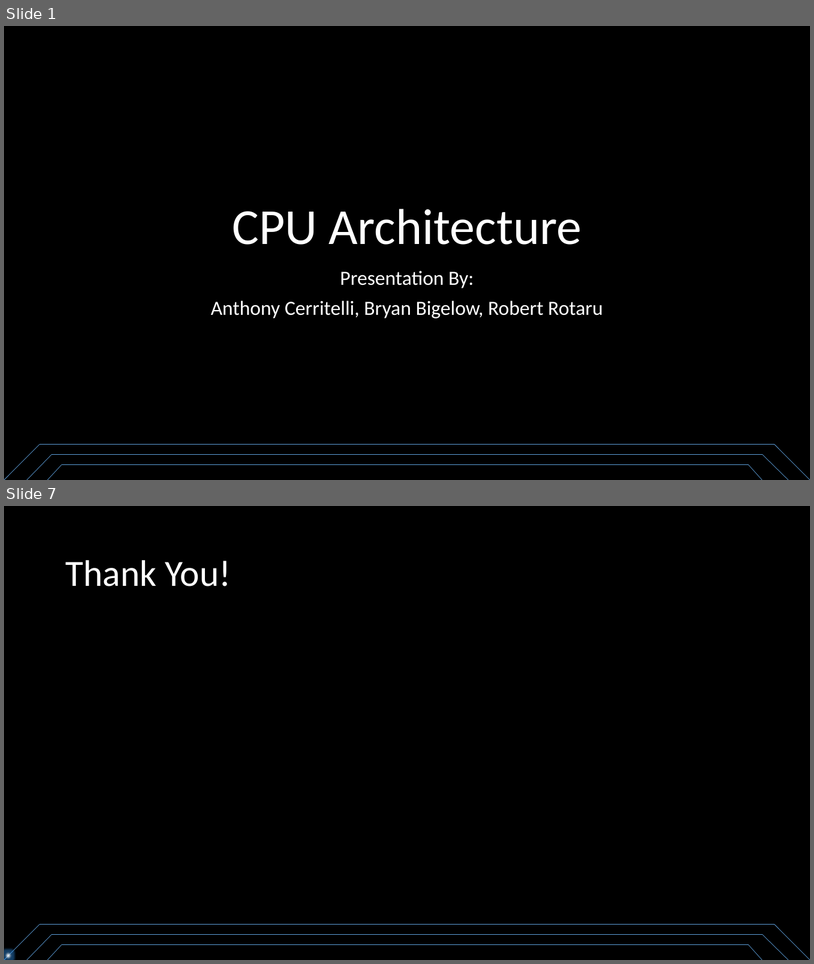
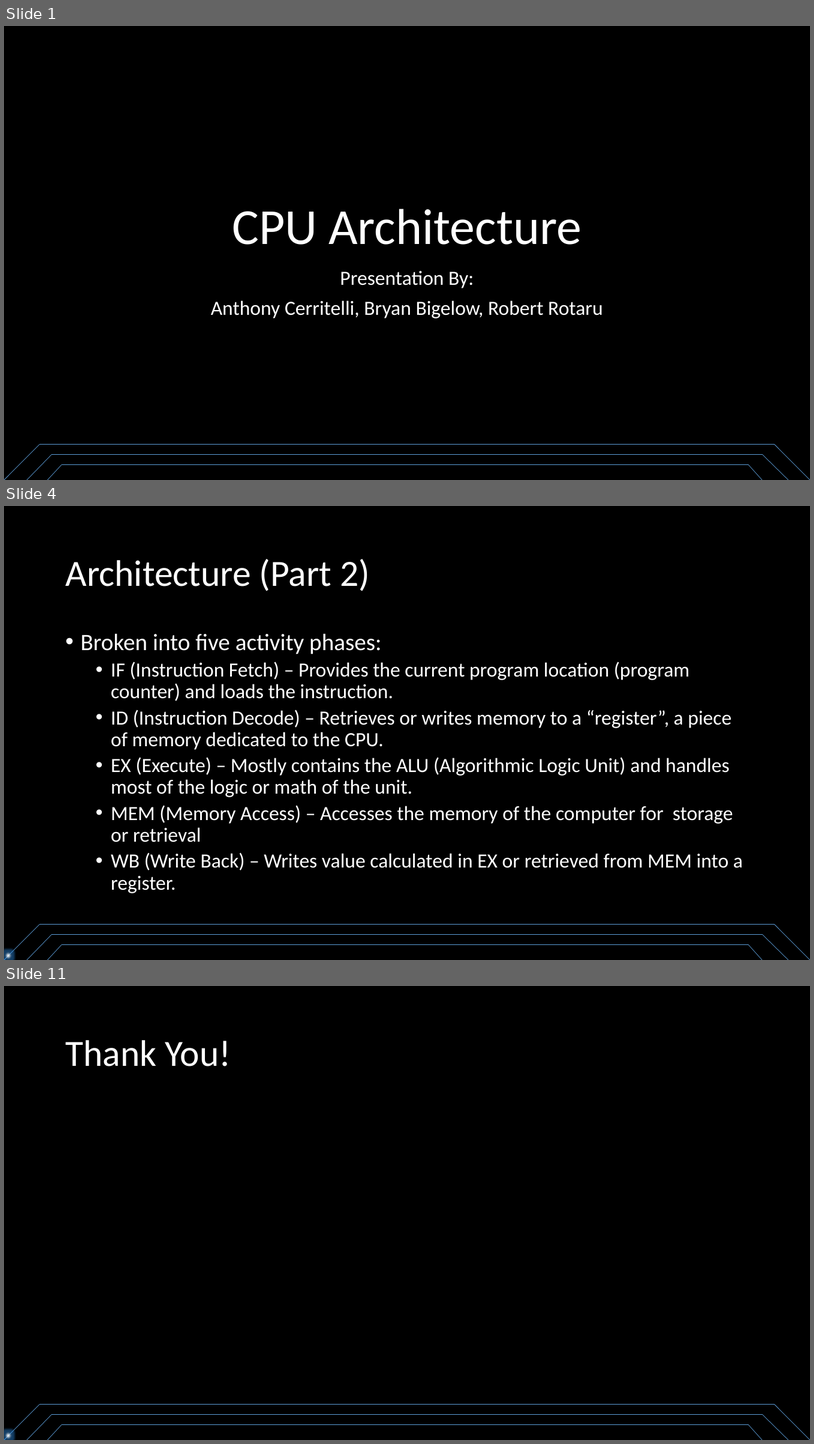
Before and after one commit to rrotaru/CS385-CPU, a slide deck: Source Files/Final/CPU Architecture.pptx. Shown one above the other, each under a label of ours: slides 1 and 7 before the commit, slides 1, 4 and 11 after it; the slides between them are not shown. The pictures are 814x964 and 814x1444 pixels, drawn with LibreOffice and Linux fonts; fonts in the diff are those of the drawing. Boxes give left, top, right and bottom in pixels: in the first picture for what was removed or moved away, otherwise in the second. Text is boxed around its words. In the diff, an @@ line names an element or a change of style, - is before the commit and + after.

```diff
--- a/Source Files/Final/CPU Architecture.pptx
+++ b/Source Files/Final/CPU Architecture.pptx
@@ slide 4 added at (x1=4, y1=506, x2=810, y2=960), background #000000 @@
@@ title added at (x1=65, y1=559, x2=370, y2=591), 44 pt, text #FFFFFF @@
+Architecture (Part 2)
@@ text added at (x1=81, y1=633, x2=743, y2=893), 24 pt, text #FFFFFF @@
+• Broken into five activity phases:
+  • IF (Instruction Fetch) – Provides the current program location (program counter) and loads the instruction.
+  • ID (Instruction Decode) – Retrieves or writes memory to a “register”, a piece of memory dedicated to the CPU.
+  • EX (Execute) – Mostly contains the ALU (Algorithmic Logic Unit) and handles most of the logic or math of the unit.
+  • MEM (Memory Access) – Accesses the memory of the computer for storage or retrieval
+  • WB (Write Back) – Writes value calculated in EX or retrieved from MEM into a register.
@@ line added from (39, 924) to (4, 960), #5B9BD5 0.5 pt @@
@@ line added from (52, 934) to (27, 960), #5B9BD5 0.5 pt @@
@@ line added from (775, 924) to (39, 924), #5B9BD5 0.5 pt @@
@@ line added from (762, 934) to (52, 934), #5B9BD5 0.5 pt @@
@@ line added from (789, 960) to (762, 934), #5B9BD5 0.5 pt @@
@@ line added from (810, 960) to (775, 924), #5B9BD5 0.5 pt @@
@@ ellipse added at (x1=4, y1=951, x2=12, y2=960), fill #FFFFFF, outline #43739E 1 pt @@
@@ line added from (62, 944) to (48, 960), #5B9BD5 0.5 pt @@
@@ line added from (749, 944) to (62, 944), #5B9BD5 0.5 pt @@
@@ line added from (762, 960) to (749, 944), #5B9BD5 0.5 pt @@
@@ what was slide 7 is now slide 11 @@
```
Also in this commit, not shown: 3 slides changed, 5 other slides added, 2 slides removed, 4 other files.
